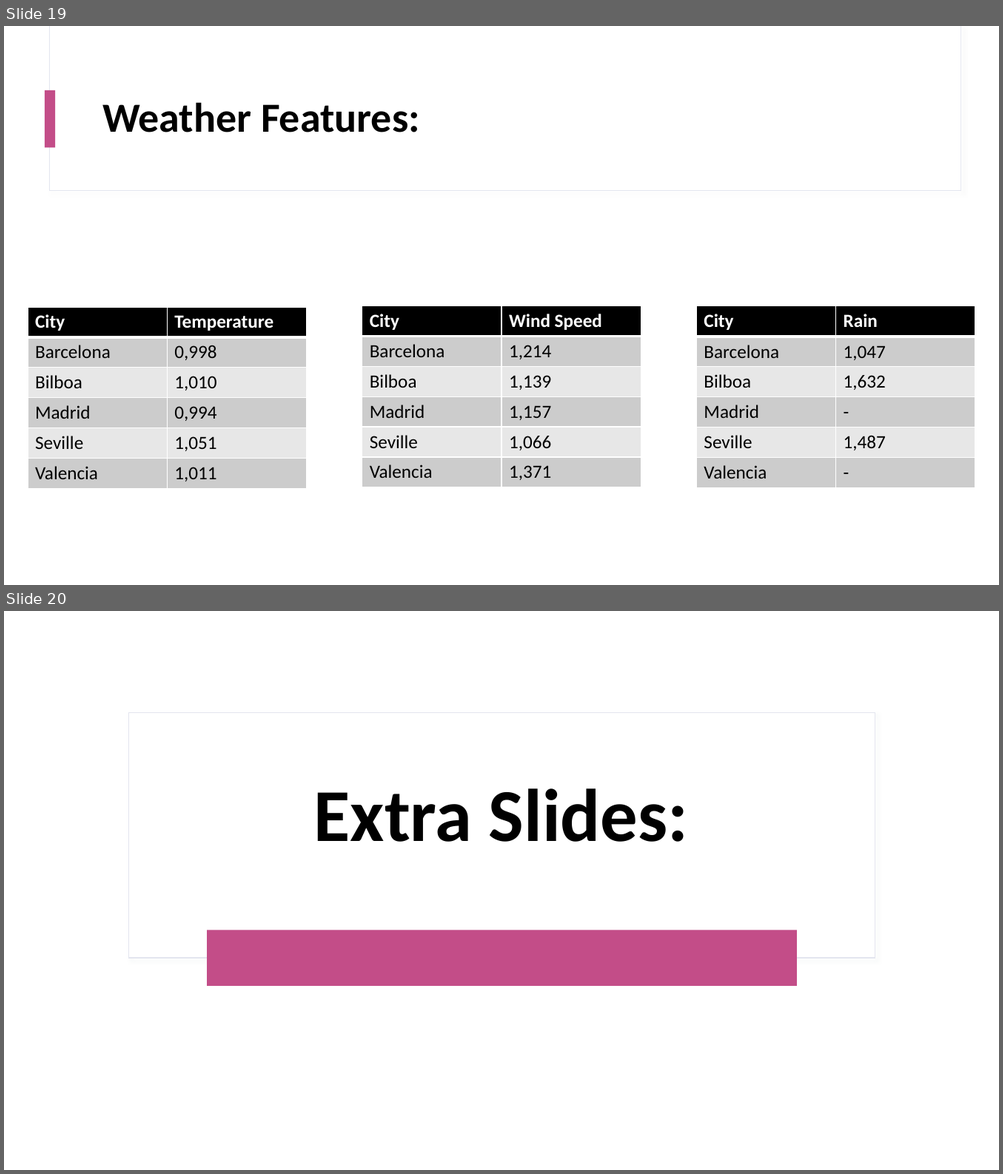
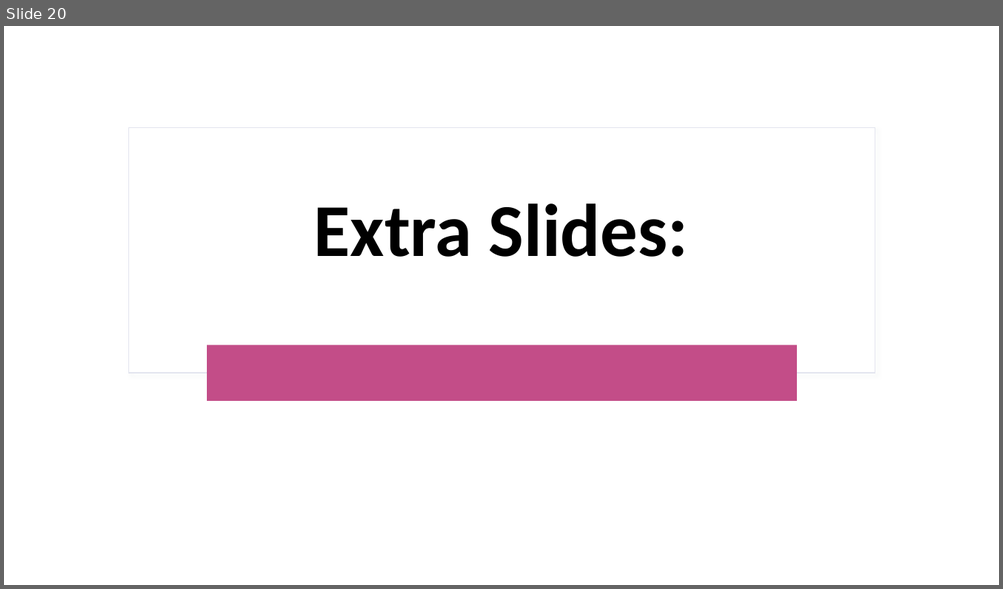
Before and after one commit to kmsekgothe/load-shortfall-regression-predict-api, a slide deck: Team 14 .pptx. Shown one above the other, each under a label of ours: slides 19 and 20 before the commit, slide 20 after it. The pictures are 1003x1174 and 1003x589 pixels, drawn with LibreOffice and Linux fonts; fonts in the diff are those of the drawing. Boxes give left, top, right and bottom in pixels: in the first picture for what was removed or moved away, otherwise in the second. Text is boxed around its words. In the diff, an @@ line names an element or a change of style, - is before the commit and + after.

```diff
--- a/Team 14 .pptx
+++ b/Team 14 .pptx
@@ slide 19 removed at [4,26,999,585], background #FFFFFF; not listed: 2 template elements that a slide beside it also shows @@
@@ rectangle removed at [45,90,56,147] @@
@@ title removed at [102,102,420,133] @@
-Weather Features:
@@ table removed at [28,307,307,488], 6 rows, 2 columns @@
-City | Temperature
-Barcelona | 0,998
-Bilboa | 1,010
-Madrid | 0,994
-Seville | 1,051
-Valencia | 1,011
@@ table removed at [362,306,641,488], 6 rows, 2 columns @@
-City | Wind Speed
-Barcelona | 1,214
-Bilboa | 1,139
-Madrid | 1,157
-Seville | 1,066
-Valencia | 1,371
@@ table removed at [697,306,976,488], 6 rows, 2 columns @@
-City | Rain
-Barcelona | 1,047
-Bilboa | 1,632
-Madrid | -
-Seville | 1,487
-Valencia | -
```
Also in this commit, not shown: 18 slides changed, 2 slides added, 1 other slide removed.
